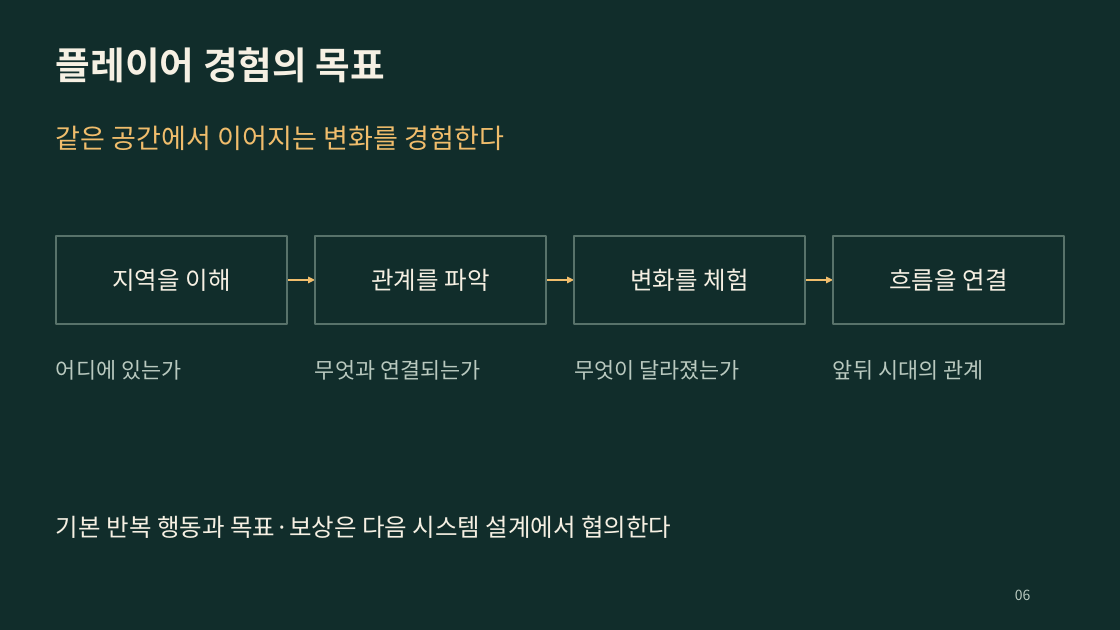
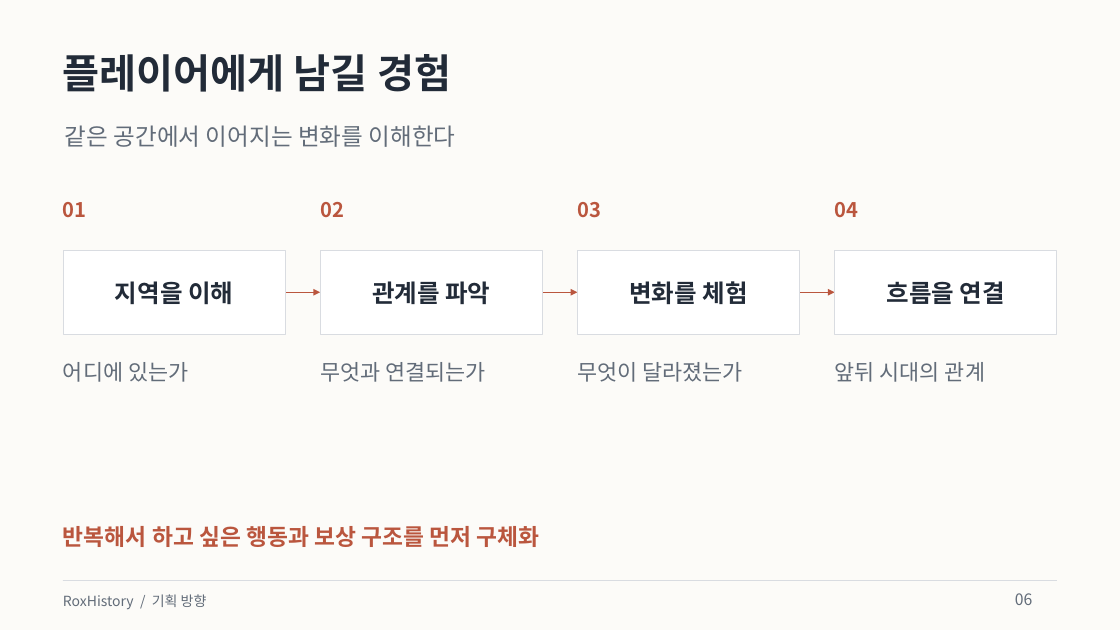
Before and after one commit to byungho-cho/roxhistory, a slide deck: slide 6 of presentations/RoxHistory_Overview_v0.1-handover.pptx. Drawn at 1120x630 pixels with LibreOffice and Linux fonts; fonts in the diff are those of the drawing. Boxes give left, top, right and bottom in pixels: in the first picture for what was removed or moved away, otherwise in the second. Text is boxed around its words. In the diff, an @@ line names an element or a change of style, - is before the commit and + after.

Commit message:
design: refresh presentations with a light editorial style and concise copy

```diff
--- a/presentations/RoxHistory_Overview_v0.1-handover.pptx
+++ b/presentations/RoxHistory_Overview_v0.1-handover.pptx
@@ background #112D2B to #FCFBF8 @@
@@ text at bbox=[63, 54, 451, 92]: text changed; size 32.2 to 34.5 pt; text colour #F6F0E3 to #222B38 @@
-플레이어 경험의 목표
+플레이어에게 남길 경험
@@ text at bbox=[65, 125, 456, 147]: text changed; size 23.2 to 20.2 pt; text colour #F0BD6C to #626C79 @@
-같은 공간에서 이어지는 변화를 경험한다
+같은 공간에서 이어지는 변화를 이해한다
@@ text added at bbox=[63, 202, 87, 217], 17.2 pt, text #BA563E, bold @@
+01
@@ text added at bbox=[320, 202, 344, 217], 17.2 pt, text #BA563E, bold @@
+02
@@ text added at bbox=[577, 202, 601, 218], 17.2 pt, text #BA563E, bold @@
+03
@@ text added at bbox=[835, 202, 859, 217], 17.2 pt, text #BA563E, bold @@
+04
@@ text colour #F6F0E3 to #222B38, bold on; fill #112D2B to #FFFFFF; outline #58726A 1.5 pt to #D9DCE1 0.75 pt in 4 elements at bbox=[578, 250, 801, 334], bbox=[320, 250, 543, 334], bbox=[835, 250, 1058, 334], bbox=[63, 250, 286, 334] @@
@@ rectangle "지역을 이해": place and size @@
-rectangle "지역을 이해" at bbox=[56, 236, 287, 323]
+rectangle "지역을 이해" at bbox=[63, 250, 286, 334]
@@ rectangle "관계를 파악": place and size @@
-rectangle "관계를 파악" at bbox=[315, 236, 546, 323]
+rectangle "관계를 파악" at bbox=[320, 250, 543, 334]
@@ rectangle "변화를 체험": place and size @@
-rectangle "변화를 체험" at bbox=[574, 236, 805, 323]
+rectangle "변화를 체험" at bbox=[578, 250, 801, 334]
@@ rectangle "흐름을 연결": place and size @@
-rectangle "흐름을 연결" at bbox=[833, 236, 1065, 323]
+rectangle "흐름을 연결" at bbox=[835, 250, 1058, 334]
@@ arrow moved from (287, 280) - (315, 280) to (286, 292) - (320, 292) @@
@@ arrow (286, 292) - (320, 292): stroke #F0BD6C 1.5 pt to #BA563E 1.13 pt @@
@@ arrow moved from (546, 280) - (574, 280) to (543, 292) - (578, 292) @@
@@ arrow (543, 292) - (578, 292): stroke #F0BD6C 1.5 pt to #BA563E 1.13 pt @@
@@ arrow moved from (805, 280) - (833, 280) to (800, 292) - (835, 292) @@
@@ arrow (800, 292) - (835, 292): stroke #F0BD6C 1.5 pt to #BA563E 1.13 pt @@
@@ text "어디에 있는가": place and size @@
-text "어디에 있는가" at bbox=[56, 360, 181, 380]
+text "어디에 있는가" at bbox=[63, 362, 188, 382]
@@ text colour #B9C9BF to #626C79 in 4 elements at bbox=[577, 362, 743, 382], bbox=[320, 362, 485, 382], bbox=[63, 362, 188, 382], bbox=[835, 362, 985, 382] @@
@@ text at bbox=[63, 526, 540, 547]: text changed; size 21 to 19.5 pt; text colour #F6F0E3 to #BA563E; bold on @@
-기본 반복 행동과 목표·보상은 다음 시스템 설계에서 협의한다
+반복해서 하고 싶은 행동과 보상 구조를 먼저 구체화
@@ rectangle added at bbox=[63, 581, 1057, 581], fill #D9DCE1 @@
@@ text added at bbox=[63, 594, 207, 609], 12 pt, text #626C79 @@
+RoxHistory / 기획 방향
@@ text "06" at bbox=[1015, 593, 1032, 605]: size 12 to 13.5 pt, text colour #B9C9BF to #626C79 @@
```
Also in this commit, not shown: 9 other slides changed, 8 other files.
